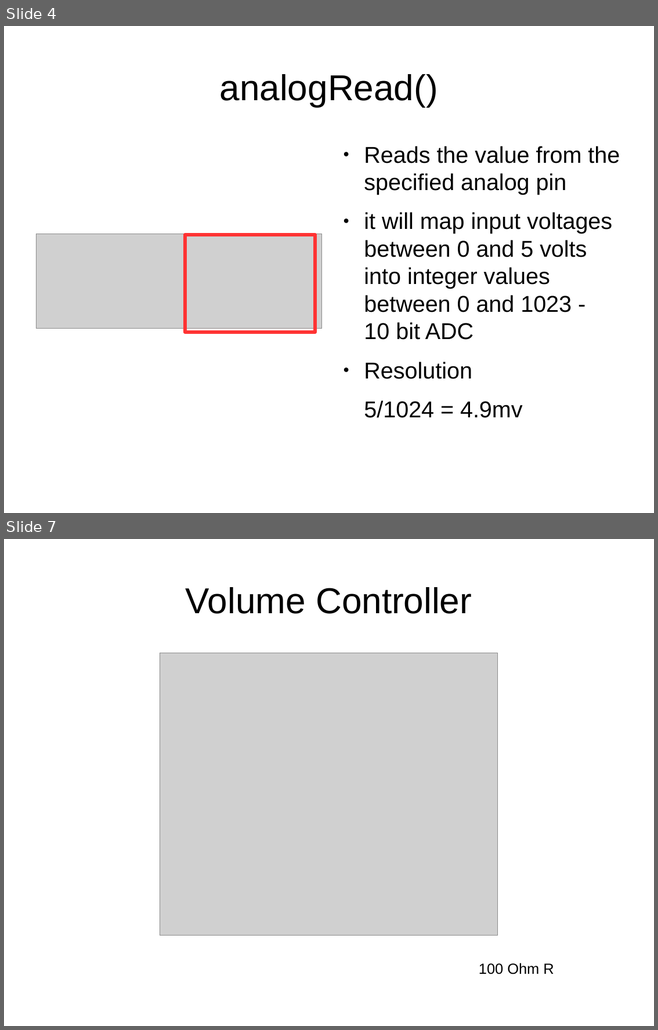
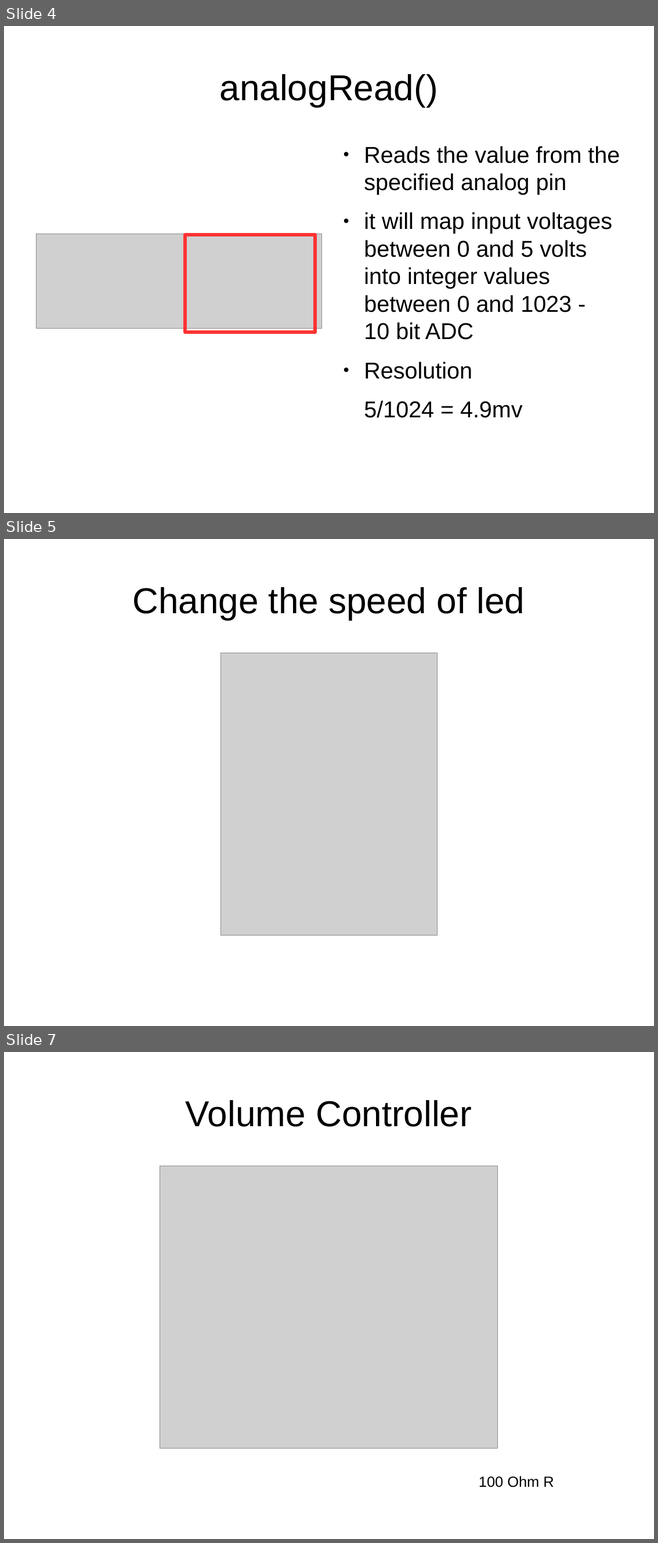
Before and after one commit to dhayanithivijayan/LearnIt, a slide deck: Arduino/DayThree.odp. Shown one above the other, each under a label of ours: slides 4 and 7 before the commit, slides 4, 5 and 7 after it; the slides between them are not shown. The pictures are 658x1030 and 658x1543 pixels, drawn with LibreOffice and Linux fonts; fonts in the diff are those of the drawing; grey boxes stand for pictures. Boxes give left, top, right and bottom in pixels: in the first picture for what was removed or moved away, otherwise in the second. Text is boxed around its words. In the diff, an @@ line names an element or a change of style, - is before the commit and + after.

```diff
--- a/Arduino/DayThree.odp
+++ b/Arduino/DayThree.odp
@@ slide 5 added at [4,539,654,1026], background #FFFFFF @@
@@ title added at [132,587,525,620], 44 pt, text #000000 @@
+Change the speed of led
@@ picture added at [221,653,437,935] @@
```
Also in this commit, not shown: 5 other slides added, 5 slides removed, 4 other files.
